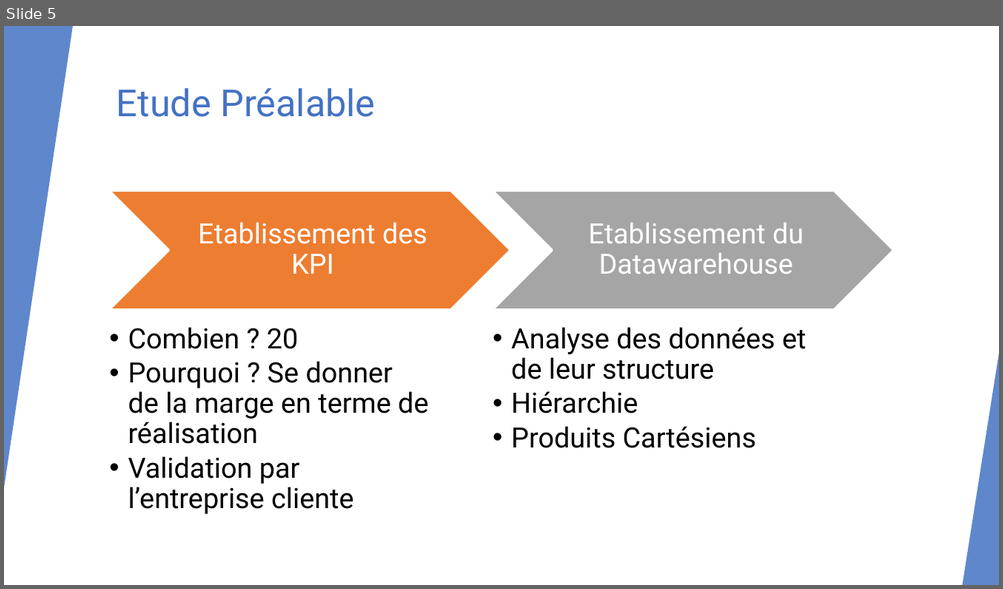
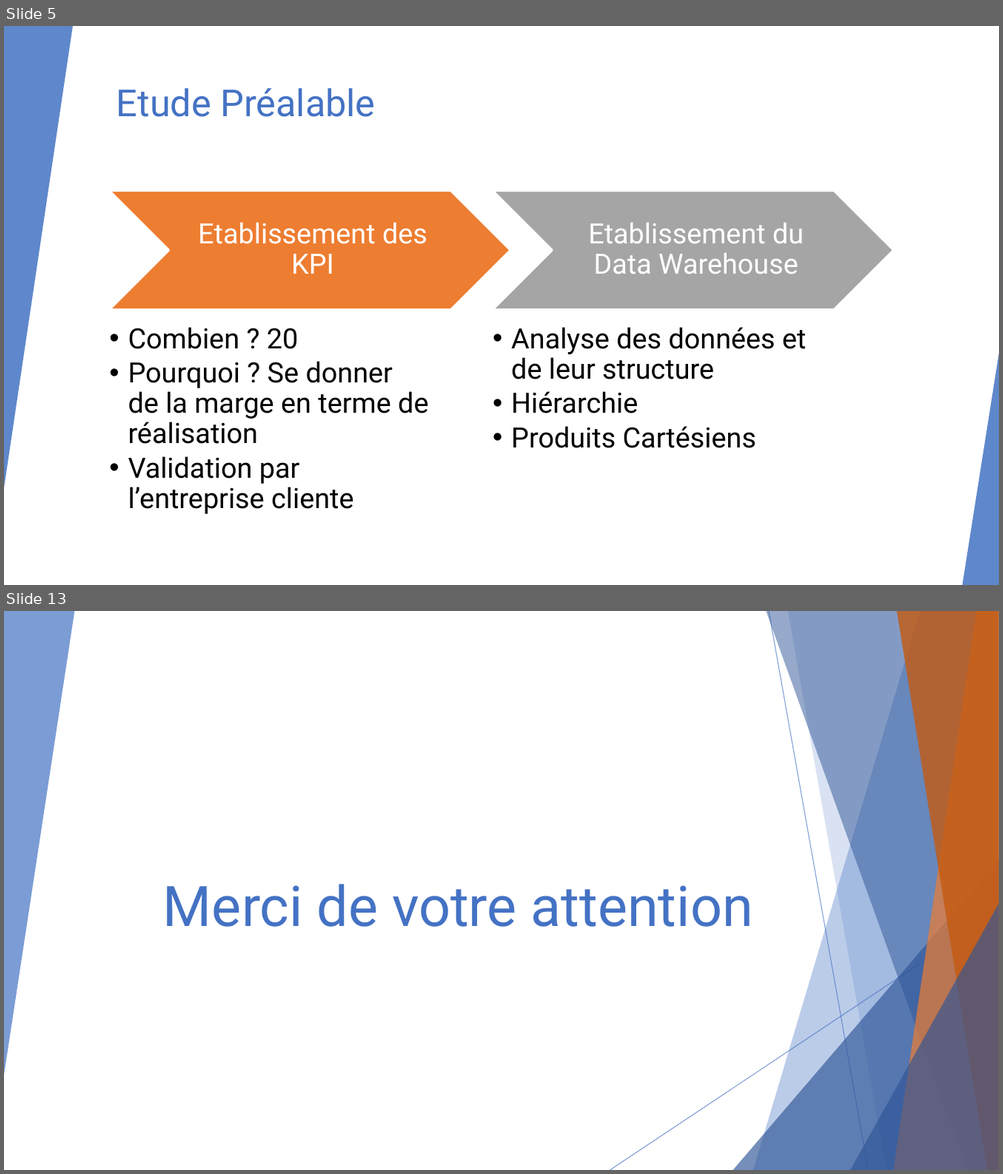
Before and after one commit to ThomasGille/Projet-BI, a slide deck: Ressources/Soutenance Projet-BI.pptx. Shown one above the other, each under a label of ours: slide 5 before the commit, slides 5 and 13 after it; the slides between them are not shown. The pictures are 1003x589 and 1003x1174 pixels, drawn with LibreOffice and Linux fonts; fonts in the diff are those of the drawing. Boxes give left, top, right and bottom in pixels: in the first picture for what was removed or moved away, otherwise in the second. Text is boxed around its words. In the diff, an @@ line names an element or a change of style, - is before the commit and + after.

```diff
--- a/Ressources/Soutenance Projet-BI.pptx
+++ b/Ressources/Soutenance Projet-BI.pptx
@@ slide 13 added at [4,611,999,1170], background #FFFFFF; not listed: 9 template elements that a slide beside it also shows @@
@@ freeform shape added at [4,611,74,1075], fill #4472C4 at 70% opacity @@
@@ title added at [163,884,753,927], 54 pt, text #4472C4 @@
+Merci de votre attention
@@ slide 5 changed as well @@
@@ text at [588,223,803,274]: text changed @@
-Etablissement du Datawarehouse
+Etablissement du Data Warehouse
```
Also in this commit, not shown: 4 other slides changed, 7 other slides added, 1 slide removed, 4 other files.
